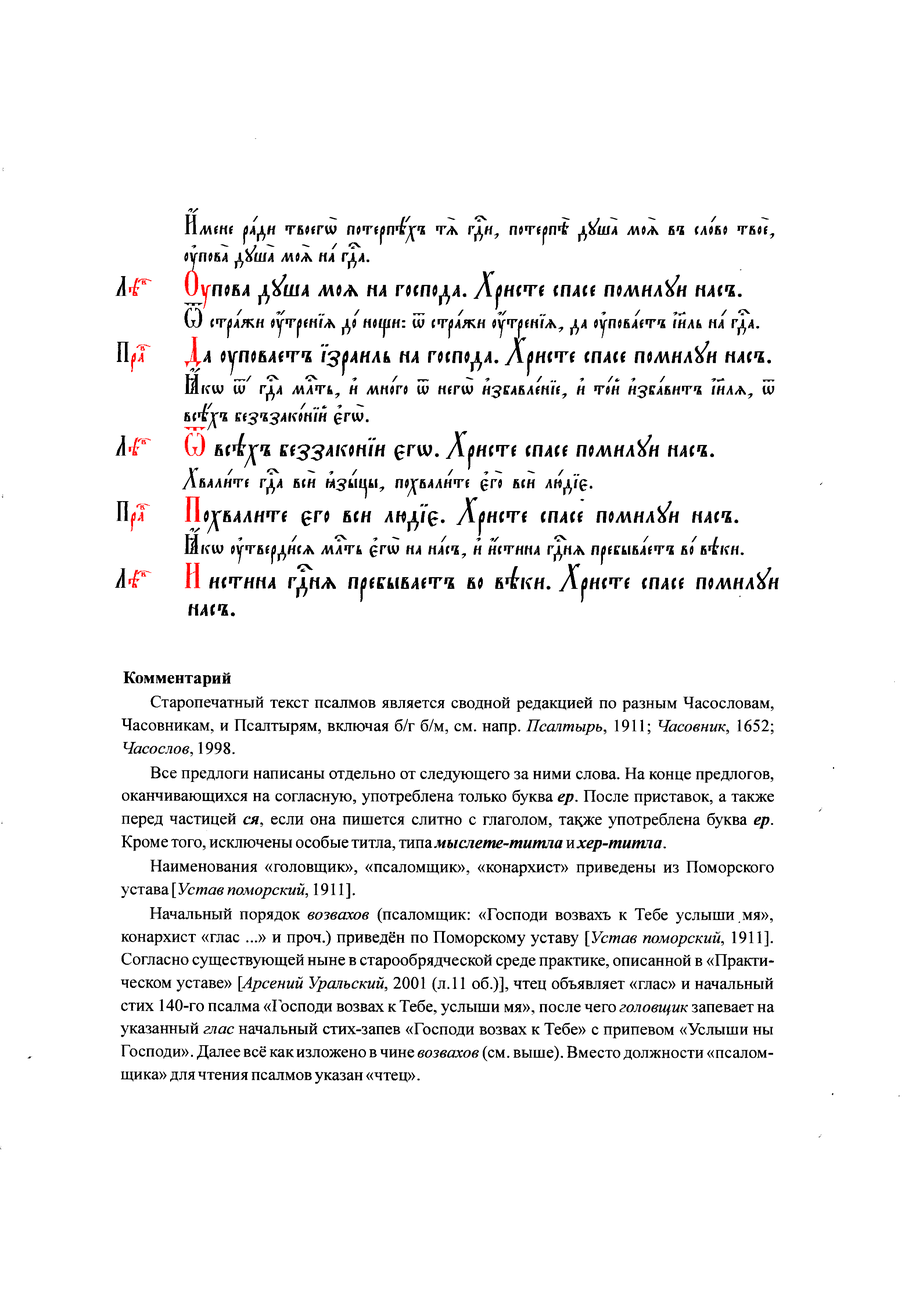
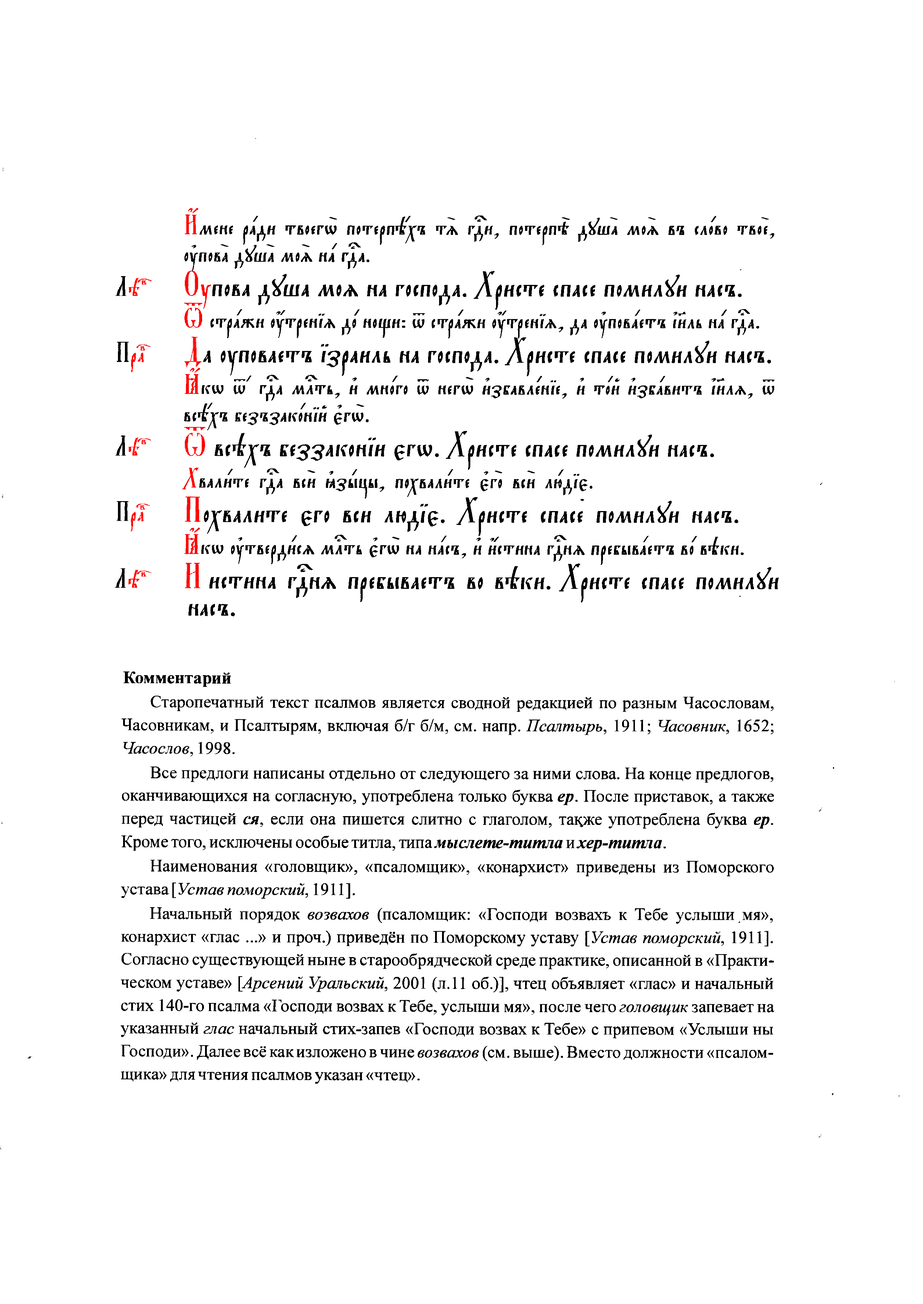
Layer changes from the first 923×1304 image to the second:
painted on "Червила" over left=182, top=207, right=203, bottom=555
painted on "Чернила" over left=182, top=207, right=203, bottom=555
